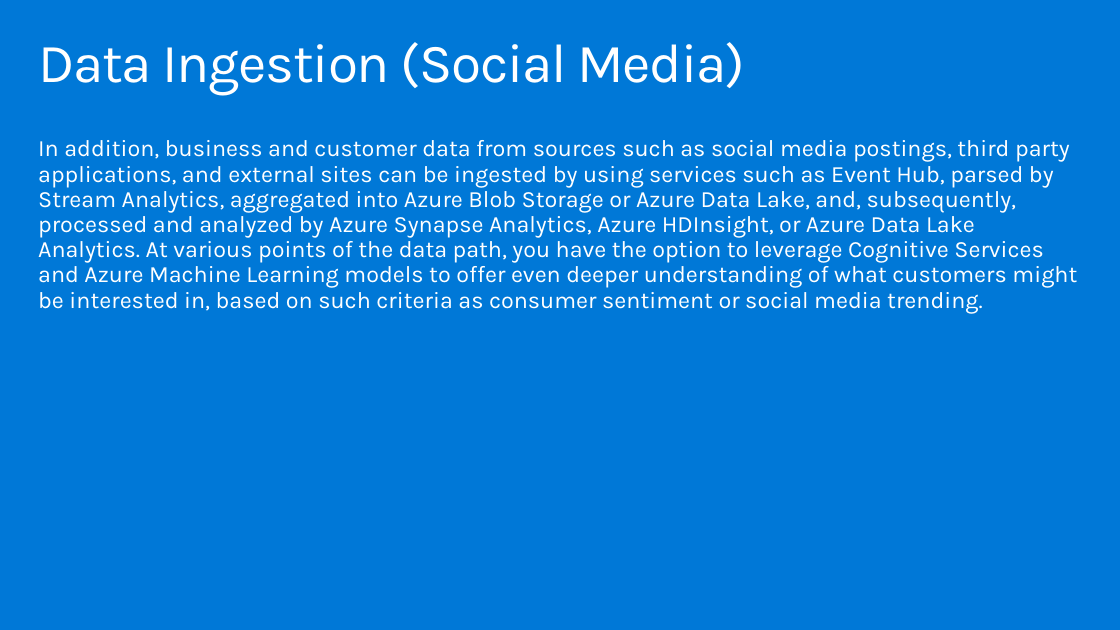
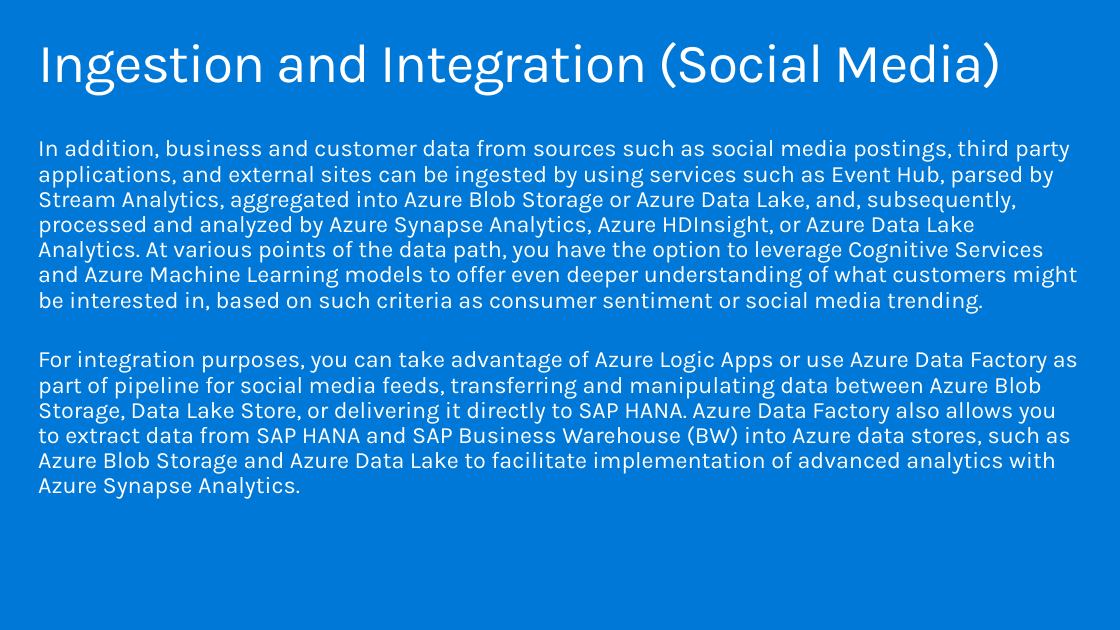
Before and after one commit to DawnmarieDesJardins/MCW-SAP-plus-extend-and-innovate, a slide deck: slide 29 of Whiteboard design session/WDS trainer presentation - SAP_plus_extend_and_innovate.pptx (slide 28 before the commit). Drawn at 1120x630 pixels with LibreOffice and Linux fonts; fonts in the diff are those of the drawing. Boxes give left, top, right and bottom in pixels: in the first picture for what was removed or moved away, otherwise in the second. Text is boxed around its words. In the diff, an @@ line names an element or a change of style, - is before the commit and + after.

```diff
--- a/Whiteboard design session/WDS trainer presentation - SAP_plus_extend_and_innovate.pptx
+++ b/Whiteboard design session/WDS trainer presentation - SAP_plus_extend_and_innovate.pptx
@@ title at box(38, 42, 1003, 96): text changed @@
-Data Ingestion (Social Media)
+Ingestion and Integration (Social Media)
@@ text at box(38, 351, 1078, 499): paragraph added @@
+For integration purposes, you can take advantage of Azure Logic Apps or use Azure Data Factory as part of pipeline for social media feeds, transferring and manipulating data between Azure Blob Storage, Data Lake Store, or delivering it directly to SAP HANA. Azure Data Factory also allows you to extract data from SAP HANA and SAP Business Warehouse (BW) into Azure data stores, such as Azure Blob Storage and Azure Data Lake to facilitate implementation of advanced analytics with Azure Synapse Analytics.
```
Also in this commit, not shown: 27 other slides changed, 3 slides added, 3 other files.
